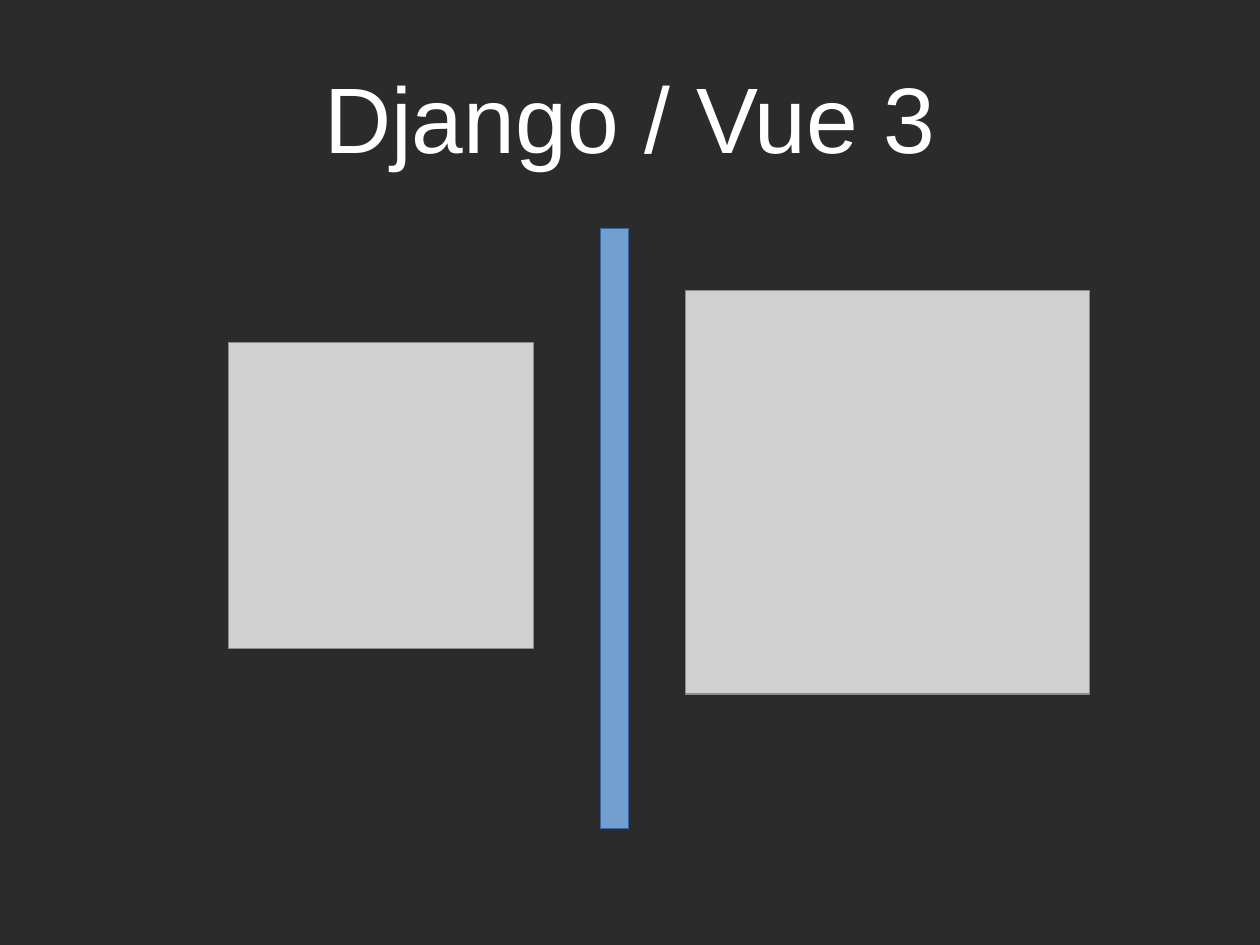
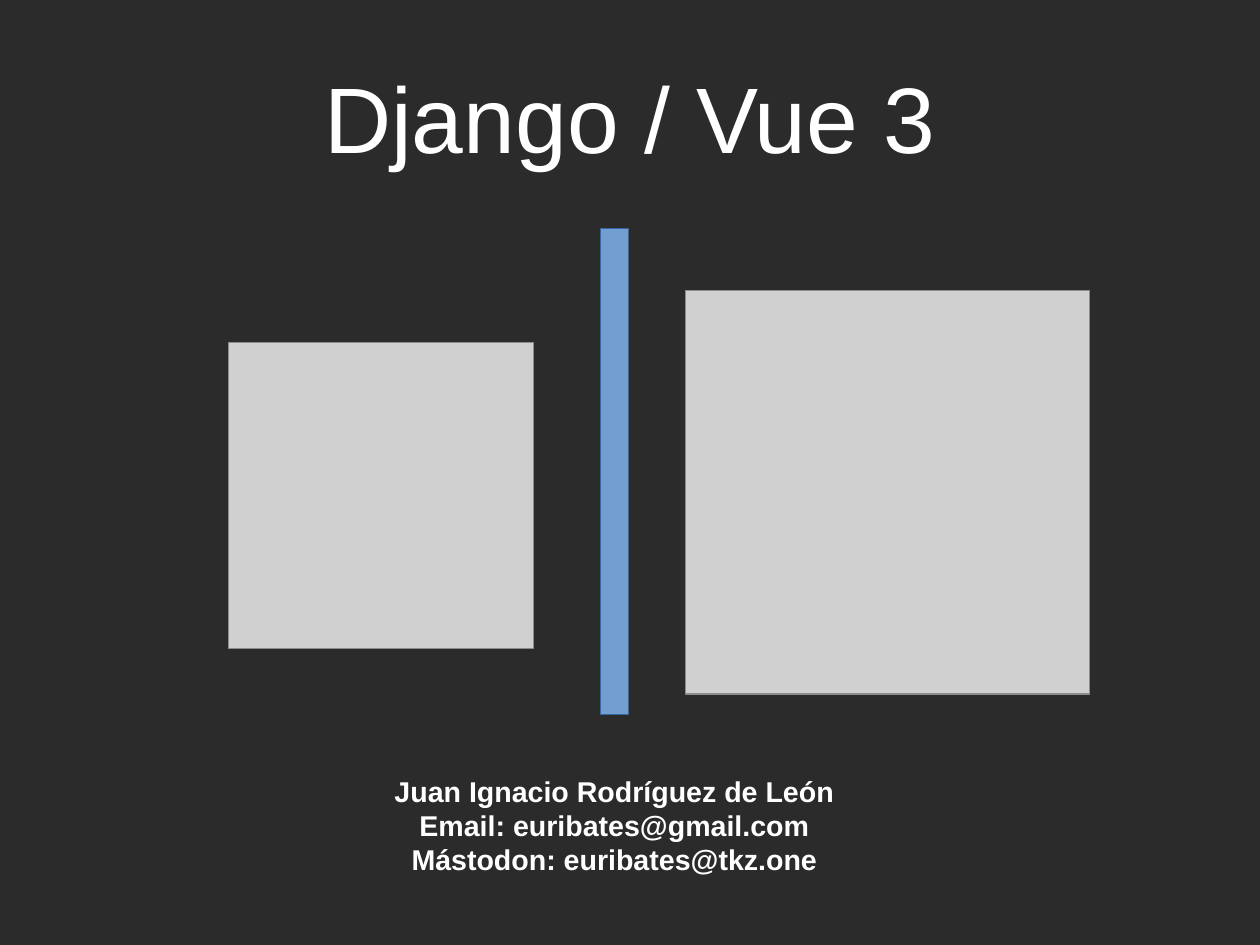
Before and after one commit to euribates/Django-Vue, a slide deck: slide 1 of presentacion/presentacion-django-vue.odp. Drawn at 1260x945 pixels with LibreOffice and Linux fonts; fonts in the diff are those of the drawing; grey boxes stand for pictures; background and template pictures are left out; a plain dark background stands for a picture behind light text. Boxes give left, top, right and bottom in pixels: in the first picture for what was removed or moved away, otherwise in the second. Text is boxed around its words. In the diff, an @@ line names an element or a change of style, - is before the commit and + after.

```diff
--- a/presentacion/presentacion-django-vue.odp
+++ b/presentacion/presentacion-django-vue.odp
@@ rectangle: place and size @@
-rectangle at [600, 229, 629, 829]
+rectangle at [600, 229, 629, 715]
@@ text added at [394, 781, 834, 875], 18 pt, text #FFFFFF, bold @@
+Juan Ignacio Rodríguez de León
+Email: euribates@gmail.com
+Mástodon: euribates@tkz.one
```
Also in this commit, not shown: 2 other slides changed, 9 slides added, 1 other file.
